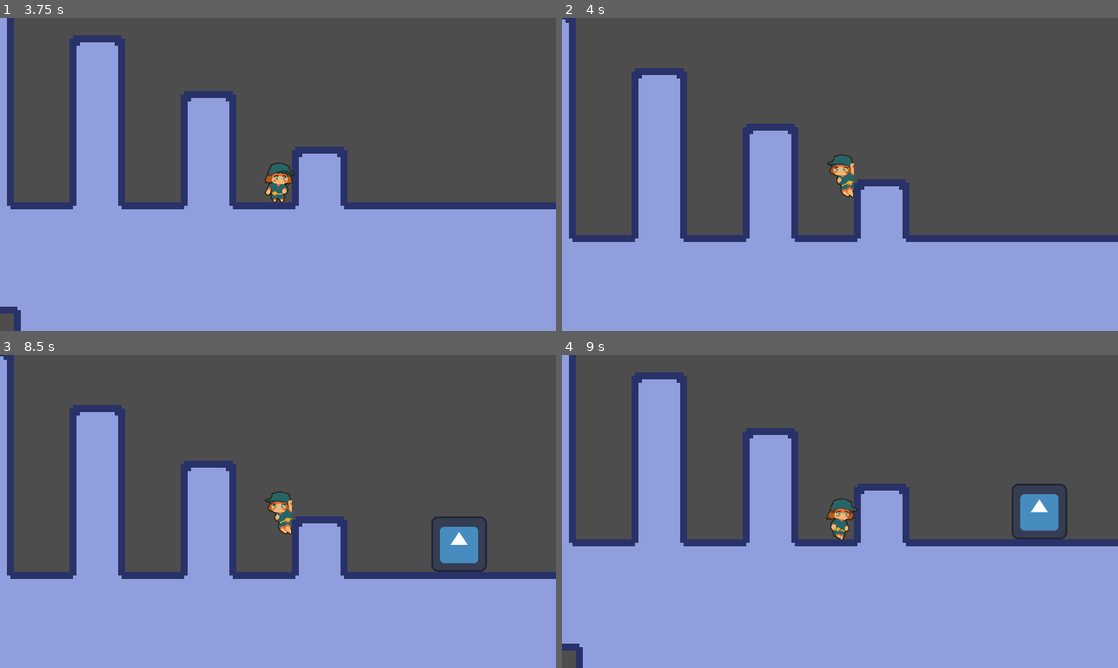
Above: before the commit, frames 1-4 (two rows, left to right).
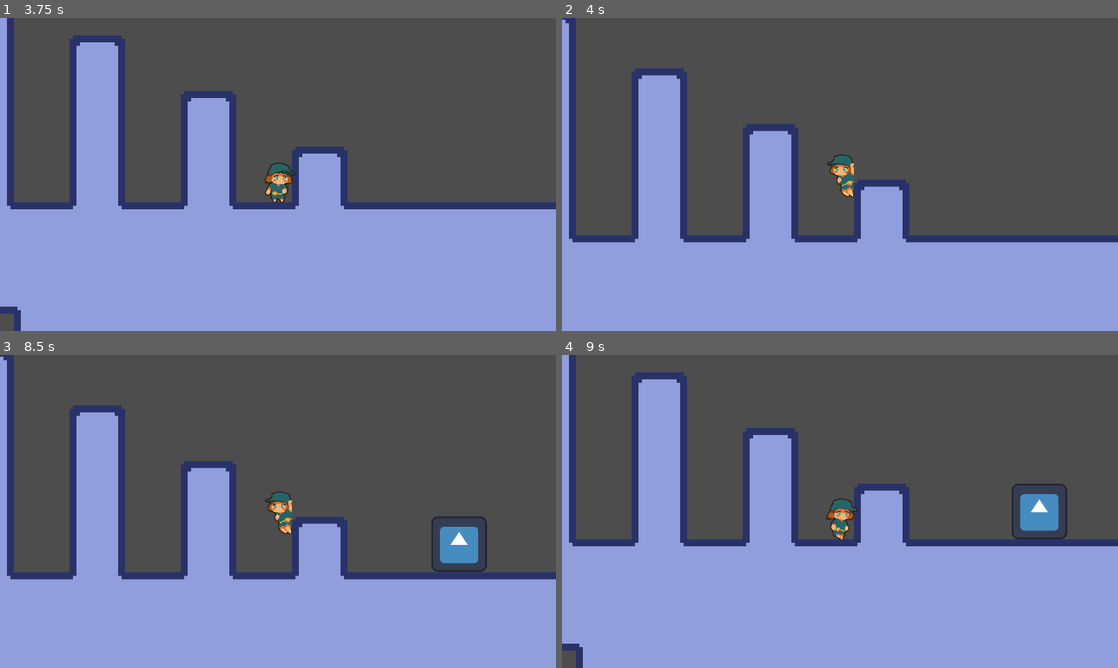
Above: after the commit, the same moments.

Repository: 3k2ng/screws
Game: Godot game, scene res://sources/scenes/title_screen.tscn
Two runs of this game, one before a commit and one after it. Both use one fixed random seed, a clock stepped at 60 frames per second and the inputs below. The engine's default icon, where the game draws it, is replaced by a stand-in: a white triangle on a blue panel in a dark square.
Inputs:
- Up to frame 1 (3.75 s): click "Play" at 0.5 s; hold Right (move_right) 1.28-2.78 s; tap Shift (dash) every 0.75 s from 1.35 to 3.6 s; tap Space (jump) at 1.52, 2.27 s; hold Left (move_left) 2.78-3.53 s; hold Right (move_right) from 3.53 s (still down)
- Up to frame 2 (4 s): keep holding Right (move_right); tap Space (jump) at 3.77 s
- Up to frame 3 (8.5 s): tap Shift (dash) every 0.75 s from 4.35 to 8.1 s; tap Space (jump) at 4.52, 5.27, 6.77, 7.52, 8.27 s; release Right (move_right) at 5.03 s; hold Left (move_left) 5.03-5.78 s; hold Right (move_right) 5.78-6.53 s; hold Left (move_left) 6.53-8.03 s; hold Right (move_right) from 8.03 s (still down)
- Up to frame 4 (9 s): keep holding Right (move_right); tap Shift (dash) at 8.85 s

Frame 1 is identical in both runs. In frame 2, 0.2% of the frame differs, in the area x 0-100%, y 0-72%; in frame 3, 0.2%; in frame 4, nothing differs.

Commit message:
fdfedfdf

Diff:
--- a/sources/objects/big_screwling.tscn
+++ b/sources/objects/big_screwling.tscn
@@ -8,6 +8,7 @@
 
 [node name="big_screwiling" type="CharacterBody2D"]
 position = Vector2(576, 128)
+collision_layer = 4
 script = ExtResource("1_qtmbo")
 
 [node name="Sprite" type="Sprite2D" parent="."]
--- a/sources/objects/player.gd
+++ b/sources/objects/player.gd
@@ -170,7 +170,7 @@
 			$Sprite.play("idle")
 		else:
 			$Sprite.play("walk")
-	elif is_on_wall_only() && (Input.is_action_pressed("move_right") or Input.is_action_pressed("move_left")):
+	elif velocity.y > 0 && is_on_wall_only() && (Input.is_action_pressed("move_right") or Input.is_action_pressed("move_left")):
 		$Sprite.play("wall")
 		if wall_normal_x < 0:
 			$Sprite.flip_h = false
--- a/sources/scenes/player_scene.tscn
+++ b/sources/objects/player_scene.tscn
@@ -161,8 +161,9 @@
 "idle": SubResource("Animation_xelj2")
 }
 
-[sub_resource type="RectangleShape2D" id="RectangleShape2D_cq4oj"]
-size = Vector2(64, 80)
+[sub_resource type="CapsuleShape2D" id="CapsuleShape2D_gvba4"]
+radius = 32.0
+height = 80.0
 
 [node name="Player" type="CharacterBody2D" groups=["player"]]
 position = Vector2(192, 256)
@@ -171,7 +172,7 @@
 
 [node name="Sprite" type="AnimatedSprite2D" parent="."]
 sprite_frames = SubResource("SpriteFrames_h4shj")
-animation = &"wall"
+animation = &"idle"
 speed_scale = 2.0
 metadata/_edit_lock_ = true
 
@@ -183,7 +184,7 @@
 
 [node name="Collision" type="CollisionShape2D" parent="."]
 position = Vector2(0, 24)
-shape = SubResource("RectangleShape2D_cq4oj")
+shape = SubResource("CapsuleShape2D_gvba4")
 metadata/_edit_lock_ = true
 
 [node name="Camera2D" type="Camera2D" parent="."]
--- a/sources/objects/screwling.tscn
+++ b/sources/objects/screwling.tscn
@@ -8,6 +8,7 @@
 
 [node name="Screwling" type="CharacterBody2D"]
 position = Vector2(576, 128)
+collision_layer = 4
 script = ExtResource("1_grno4")
 
 [node name="Sprite" type="Sprite2D" parent="."]
--- a/sources/scenes/demo.tscn
+++ b/sources/scenes/demo.tscn
@@ -3,7 +3,7 @@
 [ext_resource type="Texture2D" uid="uid://c0uyh7kr8sr70" path="res://assets/sprites/autotile.png" id="1_g8yc0"]
 [ext_resource type="PackedScene" uid="uid://dirclufgv8xyr" path="res://sources/objects/big_screwling.tscn" id="1_ym6od"]
 [ext_resource type="PackedScene" uid="uid://d1mk60km0anic" path="res://sources/objects/screwling.tscn" id="2_kany6"]
-[ext_resource type="PackedScene" uid="uid://3ecgptmh5ssx" path="res://sources/scenes/player_scene.tscn" id="3_86c4h"]
+[ext_resource type="PackedScene" uid="uid://3ecgptmh5ssx" path="res://sources/objects/player_scene.tscn" id="3_86c4h"]
 
 [sub_resource type="TileSetAtlasSource" id="TileSetAtlasSource_5863n"]
 texture = ExtResource("1_g8yc0")
@@ -503,4 +503,3 @@
 
 [node name="Screwling" parent="Field" instance=ExtResource("2_kany6")]
 position = Vector2(630, 259)
-collision_layer = 4
